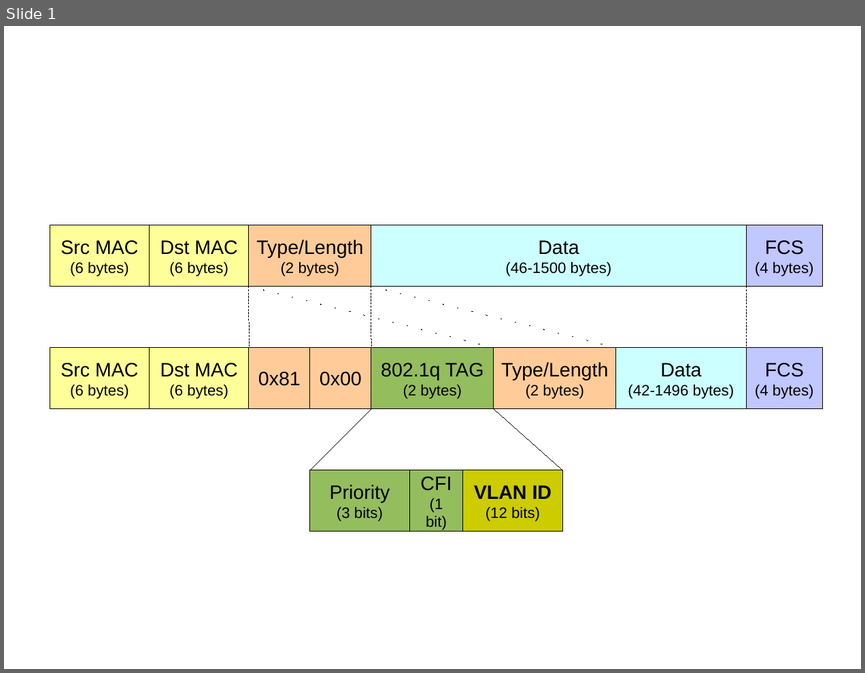
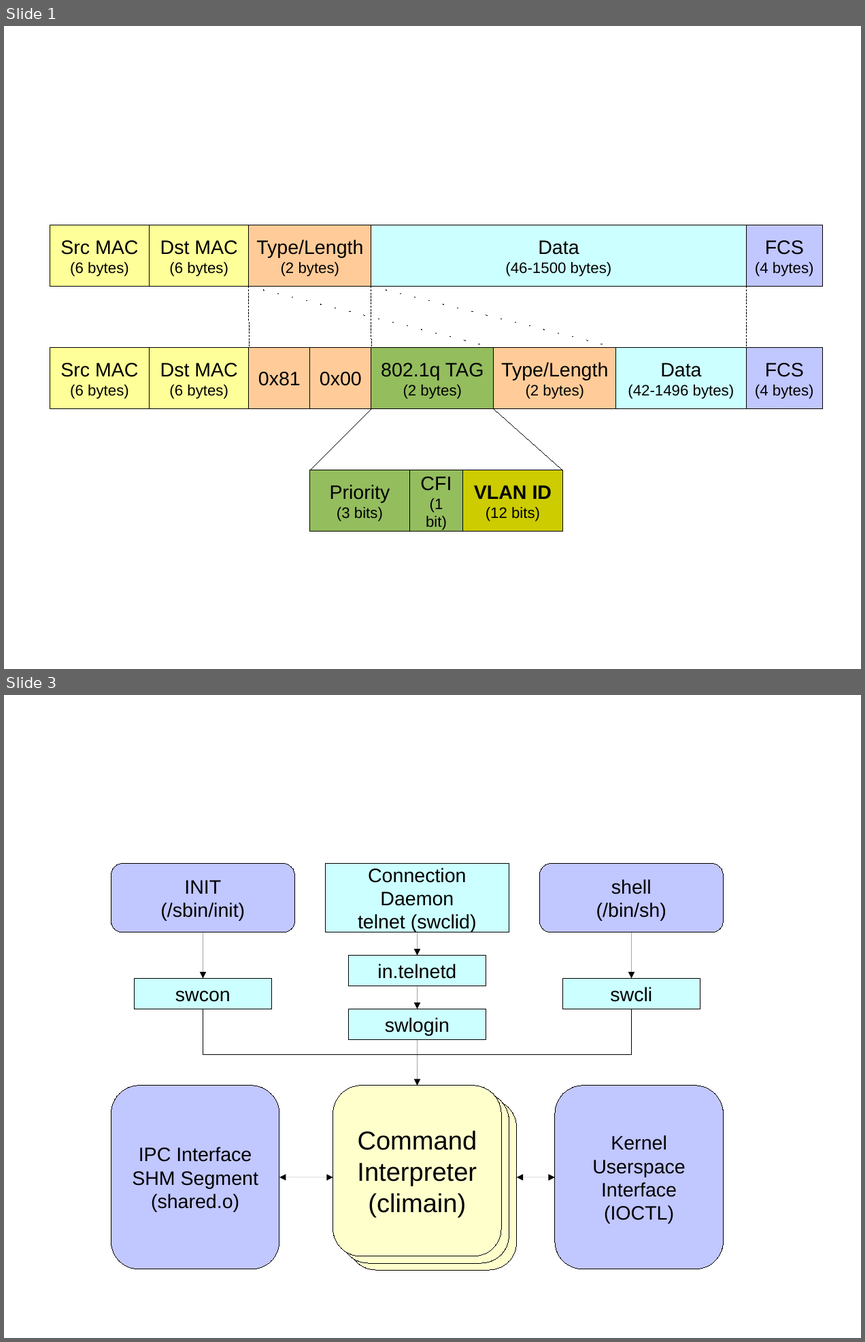
Before and after one commit to lisa-project/lisa-user, a slide deck: diploma/blade/ilustratii-eng.odp. Shown one above the other, each under a label of ours: slide 1 before the commit, slides 1 and 3 after it; the slides between them are not shown. The pictures are 865x673 and 865x1342 pixels, drawn with LibreOffice and Linux fonts; fonts in the diff are those of the drawing. Boxes give left, top, right and bottom in pixels: in the first picture for what was removed or moved away, otherwise in the second. Text is boxed around its words. In the diff, an @@ line names an element or a change of style, - is before the commit and + after.

```diff
--- a/diploma/blade/ilustratii-eng.odp
+++ b/diploma/blade/ilustratii-eng.odp
@@ slide 3 added at (x1=4, y1=695, x2=861, y2=1338), background #FFFFFF @@
@@ rounded rectangle added at (x1=111, y1=864, x2=295, y2=933), fill #C1C7FF, outline #000000 0 pt, 18 pt, text #000000 @@
+INIT
+(/sbin/init)
@@ rectangle added at (x1=325, y1=864, x2=509, y2=933), fill #CCFFFF, outline #000000 0 pt, 18 pt, text #000000 @@
+Connection Daemon
+telnet (swclid)
@@ rounded rectangle added at (x1=540, y1=864, x2=723, y2=933), fill #C1C7FF, outline #000000 0 pt, 18 pt, text #000000 @@
+shell
+(/bin/sh)
@@ arrow added from (203, 932) to (203, 978), #000000 0 pt @@
@@ arrow added from (417, 932) to (417, 955), #000000 0 pt @@
@@ arrow added from (632, 932) to (632, 978), #000000 0 pt @@
@@ rectangle added at (x1=349, y1=955, x2=486, y2=986), fill #CCFFFF, outline #000000 0 pt, 18 pt, text #000000 @@
+in.telnetd
@@ rectangle added at (x1=134, y1=978, x2=271, y2=1008), fill #CCFFFF, outline #000000 0 pt, 18 pt, text #000000 @@
+swcon
@@ rectangle added at (x1=563, y1=978, x2=700, y2=1008), fill #CCFFFF, outline #000000 0 pt, 18 pt, text #000000 @@
+swcli
@@ arrow added from (417, 986) to (417, 1009), #000000 0 pt @@
@@ freeform shape added at (x1=203, y1=1009, x2=632, y2=1055), outline #000000 0 pt @@
@@ rectangle added at (x1=349, y1=1009, x2=486, y2=1040), fill #CCFFFF, outline #000000 0 pt, 18 pt, text #000000 @@
+swlogin
@@ arrow added from (417, 1040) to (417, 1085), #000000 0 pt @@
@@ rounded rectangle added at (x1=111, y1=1085, x2=280, y2=1269), fill #C1C7FF, outline #000000 0 pt, 18 pt, text #000000 @@
+IPC Interface
+SHM Segment
+(shared.o)
@@ rounded rectangle added at (x1=333, y1=1085, x2=502, y2=1257), fill #FFFFCC, outline #000000 0 pt, 24 pt, text #000000 @@
+Command
+Interpreter
+(climain)
@@ rounded rectangle added at (x1=341, y1=1092, x2=509, y2=1263), fill #FFFFCC, outline #000000 0 pt @@
@@ rounded rectangle added at (x1=349, y1=1100, x2=517, y2=1270), fill #FFFFCC, outline #000000 0 pt @@
@@ rounded rectangle added at (x1=555, y1=1085, x2=724, y2=1269), fill #C1C7FF, outline #000000 0 pt, 18 pt, text #000000 @@
+Kernel
+Userspace
+Interface
+(IOCTL)
@@ double arrow added from (279, 1177) to (333, 1177), #000000 0 pt @@
@@ double arrow added from (516, 1177) to (555, 1177), #000000 0 pt @@
```
Also in this commit, not shown: 1 other slide added, 1 other file.
